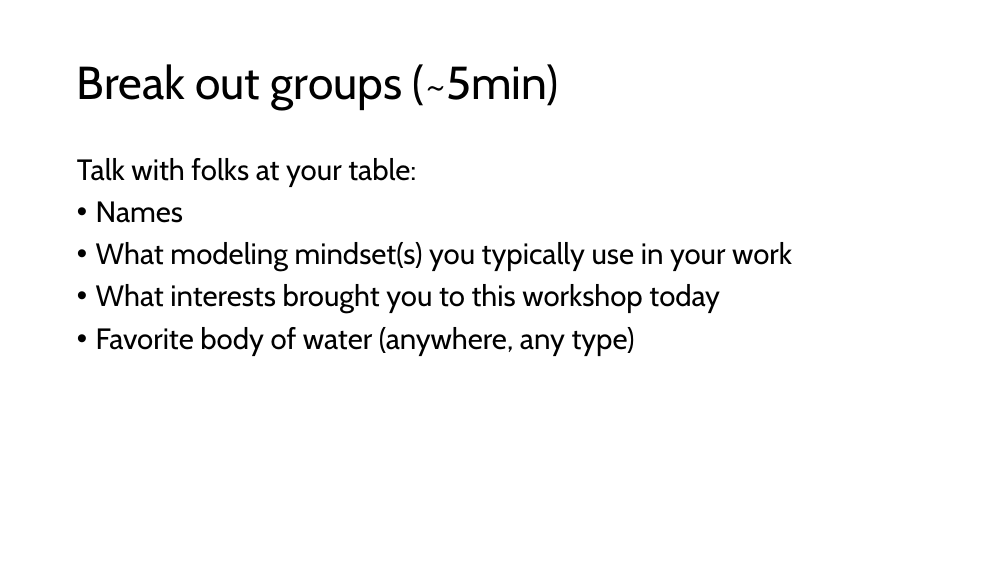
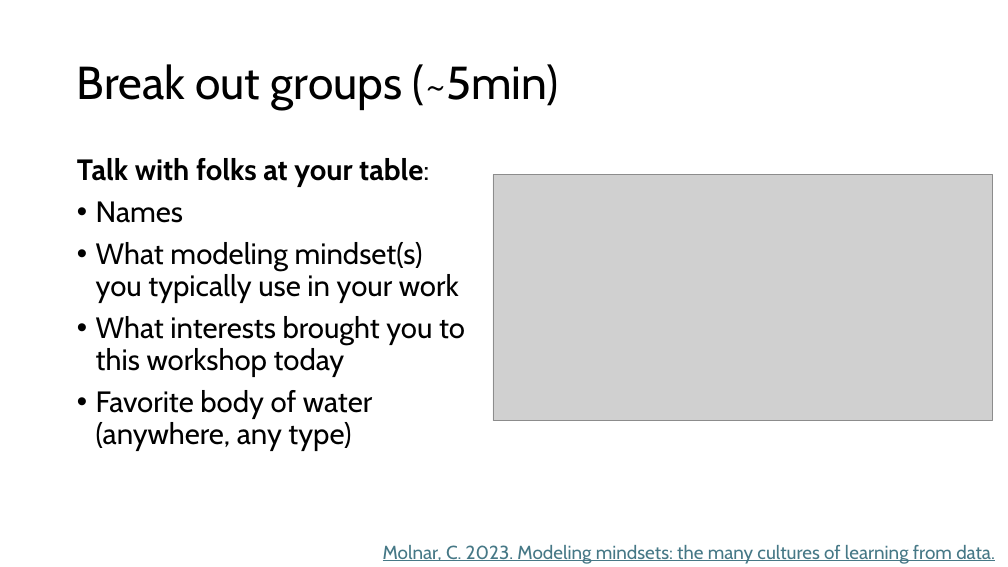
Before and after one commit to grantvagle/ml_methods_workshop, a slide deck: slide 22 of slides/01_what_is_ml.pptx (slide 10 before the commit). Drawn at 1008x567 pixels with LibreOffice and Linux fonts; fonts in the diff are those of the drawing; grey boxes stand for pictures. Boxes give left, top, right and bottom in pixels: in the first picture for what was removed or moved away, otherwise in the second. Text is boxed around its words. In the diff, an @@ line names an element or a change of style, - is before the commit and + after.

```diff
--- a/slides/01_what_is_ml.pptx
+++ b/slides/01_what_is_ml.pptx
@@ text at (x1=77, y1=158, x2=429, y2=187): bold on in "Talk with folks at your table:" @@
@@ picture added at (x1=493, y1=175, x2=992, y2=421) @@
@@ text added at (x1=383, y1=545, x2=995, y2=564), 18 pt, text #467886, underline @@
+Molnar, C. 2023. Modeling mindsets: the many cultures of learning from data.
```
Also in this commit, not shown: 4 other slides changed, 15 slides added, 3 slides removed.
